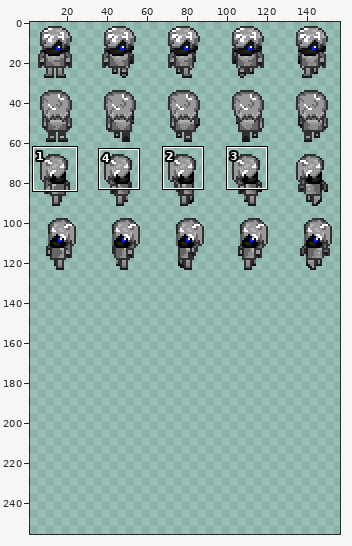
One commit to this sprite sheet: sprites/player.png. The first picture is a wide view before the edit; the outline marks the close-up.
Close-up. The starting point:
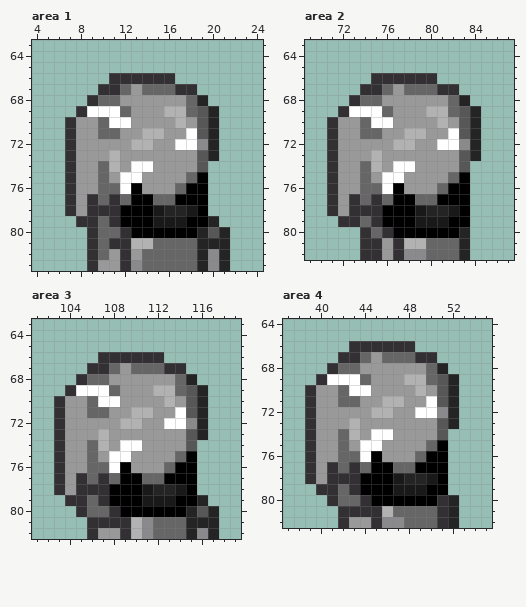
The file is 160x128 pixels. Colours within 5 levels of each other are drawn and written as one. Shown: area 1: x 4..24, y 63..83; area 2: x 69..87, y 63..82; area 3: x 101..119, y 63..82; area 4: x 37..55, y 64..82. The old version is drawn lined up with the new one, on the new canvas. The wide view leaves out empty margins. The commit also changed other parts of the picture, which this record leaves out.
The same view after the edit:
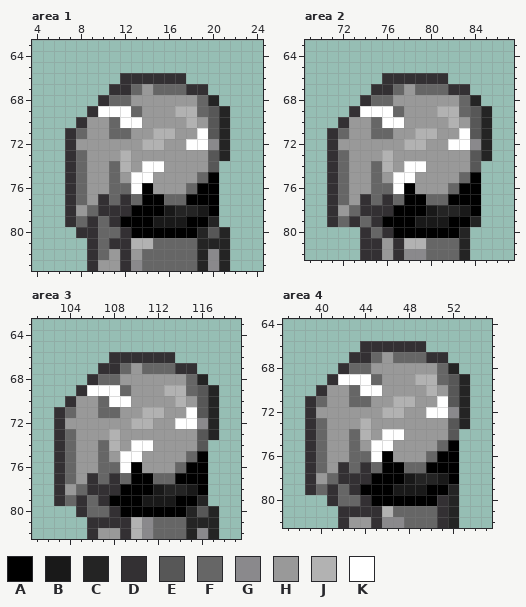
Palette (. is transparent): A #000000  B #191919  C #242424  D #333033  E #575757  F #666666  G #8a898c  H #999999  J #b2b2b2  K #ffffff
From old to new:
canvas 160x128 -> 160x256
Changed rows in their new state; - is an unchanged pixel.
Area 1:
first column x 7:
66 ----.-----D----
67 ---.-DFH--F-D--
68 --.D-F-----HFC-
69 -.D--KF--H-JFEC
70 .D-HF-K---HJHEC
71 -F-H-F-H-J-HKEC
72 ------H-J-H-KGC
73 -F--HJ------HEC
74 -F-HFJH-K---HE-
75 -F-HFH-K---HFA-
76 -F-H-FKA--HF-A-
77 -FHDFDF-A-F--A-
78 --F--D--AB-CBA-
79 DF-------------
80 -D-------------
Area 2:
first column x 71:
66 ----.-----D----
67 ---.-DFH--F-D--
68 --.D-F-----HFC-
69 -.D--KF--H-JFEC
70 .D-HF-K---HJHEC
71 -F-H-F-H-J-HKEC
72 ------H-J-H-KGC
73 -F--HJ------HEC
74 -F-HFJH-K---HE-
75 -F-HFH-K---HFA-
76 -F-H-FKA--HF-A-
77 -FHDFDF-A-F--A-
78 --F--D--AB-CBA-
79 DF-----------C-
Area 3:
first column x 103:
66 ----.-----D----
67 ---.-DFH--F-D--
68 --.D-F-----HFC-
69 -.D--KF--H-JFEC
70 .D-HF-K---HJHEC
71 -F-H-F-H-J-HKEC
72 ------H-J-H-KGC
73 -F--HJ------HEC
74 -F-HFJH-K---HE-
75 -F-HFH-K---HFA-
76 -F-H-FKA--HF-A-
77 -FHDFDF-A-F--A-
78 --F--D--AB-CBA-
79 DF-------------
Area 4:
first column x 39:
66 ----.-----D----
67 ---.-DFH--F-D--
68 --.D-F-----HFC-
69 -.D--KF--H-JFEC
70 .D-HF-K---HJHEC
71 -F-H-F-H-J-HKEC
72 ------H-J-H-KGC
73 -F--HJ------HEC
74 -F-HFJH-K---HE-
75 -F-HFH-K---HFA-
76 -F-H-FKA--HF-A-
77 -FHDFDF-A-F--A-
78 --F--D--AB-CBA-
79 DF-----------C-
